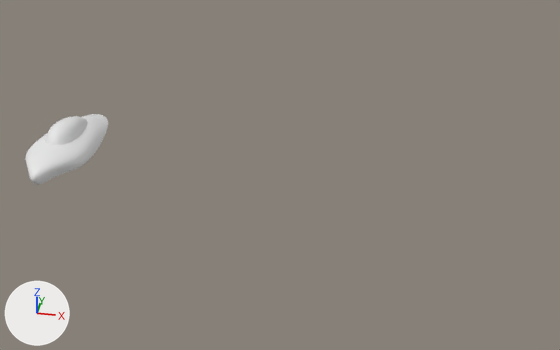
What one commit did to the Blender file Blender/NoseLevicraft1.blend.
The view is the same before and after, from a 50 mm lens placed at (9.59, -17.43, 10.82), pointed at (6.17, 0.12, -0.03). Arrows for +X, +Y and +Z are at lower left; the lights stay in place.

The older version as bpy lines, for what is in view:
```python
me_cube_002 = bpy.data.meshes.new('Cube.002')
me_cube_002.from_pydata(...)  # 11 vertices, 6 faces; spans x 0.0..1.07, y -2.38..2.68, z 0.0..0.74
me_cube_002.polygons.foreach_set('use_smooth', [True] * 6)
me_cube_004 = bpy.data.meshes.new('Cube.004')
me_cube_004.from_pydata([(1.08, -0.63, -0.87), (0.64, -0.26, 0.69), (0.47, 1.74, -1.64), (0.43, 1.06, -0.07), (0.0, -0.63, -0.87), (0.0, -0.26, 0.69), (0.0, 1.74, -1.64), (0.0, 1.06, -0.07)], [], [(2, 0, 1, 3), (3, 1, 5, 7), (2, 3, 7, 6), (1, 0, 4, 5)])
me_cube_004.polygons.foreach_set('use_smooth', [True] * 4)
ob_body = bpy.data.objects.new('Body', me_cube_002)
ob_body.location = (0.0, 0.0, 0.0)
_m = ob_body.modifiers.new('Mirror', 'MIRROR')
_m.use_clip = True
_m.merge_threshold = 0.00001
_m = ob_body.modifiers.new('Subdivision', 'SUBSURF')
_m.boundary_smooth = 'PRESERVE_CORNERS'
_m.levels = 4
_m.open_advanced_panel = True
ob_cabin = bpy.data.objects.new('Cabin', me_cube_004)
ob_cabin.location = (0.0, 0.0, 0.8)
ob_cabin.scale = (0.608, 1.0, 0.332)
_m = ob_cabin.modifiers.new('Mirror', 'MIRROR')
_m.use_clip = True
_m = ob_cabin.modifiers.new('Decimate', 'DECIMATE')
_m.decimate_type = 'DISSOLVE'
_m.angle_limit = 0.0175
_m = ob_cabin.modifiers.new('Subdivision', 'SUBSURF')
_m.boundary_smooth = 'PRESERVE_CORNERS'
_m.levels = 4
_m.open_advanced_panel = True
```
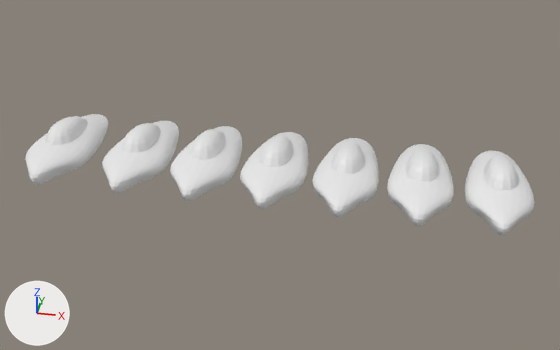
Commit message: Add side-by-side duplicates to compare subdivision levels

Changed parts and their boxes (x1, y1, x2, y2) in the pictures (560 x 350 px):
'Body.006', added
    after: (465, 151, 535, 236)
'Body.005', added
    after: (387, 144, 454, 226)
'Body.004', added
    after: (312, 138, 379, 218)
'Body.003', added
    after: (240, 132, 308, 209)
'Body.002', added
    after: (170, 126, 242, 201)
'Body.001', added
    after: (102, 121, 179, 194)
'Cabin.006', added
    after: (484, 156, 518, 190)
'Cabin.005', added
    after: (405, 148, 439, 182)
'Cabin.004', added
    after: (331, 142, 364, 174)
'Cabin.001', added
    after: (121, 123, 160, 153)
'Cabin.002', added
    after: (189, 129, 225, 160)
'Cabin.003', added
    after: (259, 135, 293, 167)

Edits to the bpy script that builds the scene:
```text
Add me_cube_016:
    me_cube_016.from_pydata([(1.08, -0.63, -0.87), (0.64, -0.26, 0.69), (0.47, 1.74, -1.64), (0.43, 1.06, -0.07), (0.0, -0.63, -0.87), (0.0, -0.26, 0.69), (0.0, 1.74, -1.64), (0.0, 1.06, -0.07)], [], [(2, 0, 1, 3), (3, 1, 5, 7), (2, 3, 7, 6), (1, 0, 4, 5)])
Add me_cube_015:
    me_cube_015.from_pydata([(0.38, -1.15, 0.35), (0.61, 1.0, 0.38), (0.0, 1.37, 0.57), (0.65, 2.21, 0.0), (1.07, -0.72, 0.38), (0.36, -0.87, 0.0), (0.0, -2.38, 0.38), (0.0, 2.68, 0.0), (1.0, -0.6, 0.0), (0.0, -2.05, 0.0), (0.0, -0.6, 0.74)], [], [(7, 2, 1, 3), (3, 1, 4, 8), (8, 4, 0, 5), (5, 0, 6, 9), (1, 2, 10, 4), (4, 10, 6, 0)])
Add ob_cabin_006:
    ob_cabin_006 = bpy.data.objects.new('Cabin.006', me_cube_016)  # modifiers MIRROR, DECIMATE, SUBSURF
    ob_cabin_006.location = (11.87, 0.0, 0.8)
    ob_cabin_006.scale = (0.608, 1.0, 0.332)
Add ob_body_006:
    ob_body_006 = bpy.data.objects.new('Body.006', me_cube_015)  # modifiers MIRROR, SUBSURF
    ob_body_006.location = (11.87, 0.0, 0.0)
Add ob_cabin_005:
    ob_cabin_005 = bpy.data.objects.new('Cabin.005', me_cube_016.copy())  # modifiers MIRROR, DECIMATE, SUBSURF
    ob_cabin_005.location = (9.9, 0.0, 0.8)
    ob_cabin_005.scale = (0.608, 1.0, 0.332)
Add ob_body_005:
    ob_body_005 = bpy.data.objects.new('Body.005', me_cube_015.copy())  # modifiers MIRROR, SUBSURF
    ob_body_005.location = (9.9, 0.0, 0.0)
Add ob_cabin_004:
    ob_cabin_004 = bpy.data.objects.new('Cabin.004', me_cube_016.copy())  # modifiers MIRROR, DECIMATE, SUBSURF
    ob_cabin_004.location = (7.96, 0.0, 0.8)
    ob_cabin_004.scale = (0.608, 1.0, 0.332)
Add ob_body_004:
    ob_body_004 = bpy.data.objects.new('Body.004', me_cube_015.copy())  # modifiers MIRROR, SUBSURF
    ob_body_004.location = (7.96, 0.0, 0.0)
Add ob_cabin_003:
    ob_cabin_003 = bpy.data.objects.new('Cabin.003', me_cube_016.copy())  # modifiers MIRROR, DECIMATE, SUBSURF
    ob_cabin_003.location = (6.03, 0.0, 0.8)
    ob_cabin_003.scale = (0.608, 1.0, 0.332)
Add ob_body_003:
    ob_body_003 = bpy.data.objects.new('Body.003', me_cube_015.copy())  # modifiers MIRROR, SUBSURF
    ob_body_003.location = (6.03, 0.0, 0.0)
Add ob_cabin_002:
    ob_cabin_002 = bpy.data.objects.new('Cabin.002', me_cube_016.copy())  # modifiers MIRROR, DECIMATE, SUBSURF
    ob_cabin_002.location = (4.12, 0.0, 0.8)
    ob_cabin_002.scale = (0.608, 1.0, 0.332)
Add ob_body_002:
    ob_body_002 = bpy.data.objects.new('Body.002', me_cube_015.copy())  # modifiers MIRROR, SUBSURF
    ob_body_002.location = (4.12, 0.0, 0.0)
Add ob_cabin_001:
    ob_cabin_001 = bpy.data.objects.new('Cabin.001', me_cube_016.copy())  # modifiers MIRROR, DECIMATE, SUBSURF
    ob_cabin_001.location = (2.21, 0.0, 0.8)
    ob_cabin_001.scale = (0.608, 1.0, 0.332)
Add ob_body_001:
    ob_body_001 = bpy.data.objects.new('Body.001', me_cube_015.copy())  # modifiers MIRROR, SUBSURF
    ob_body_001.location = (2.21, 0.0, 0.0)
```
